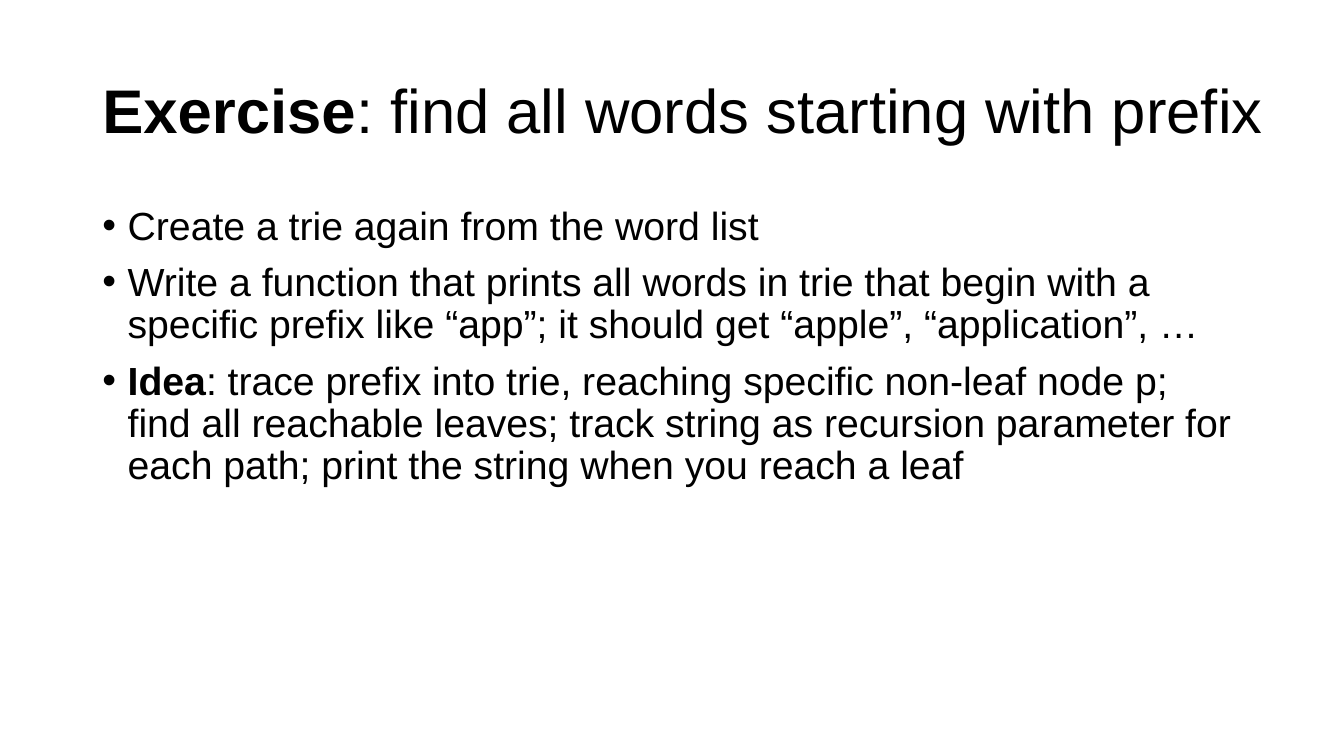
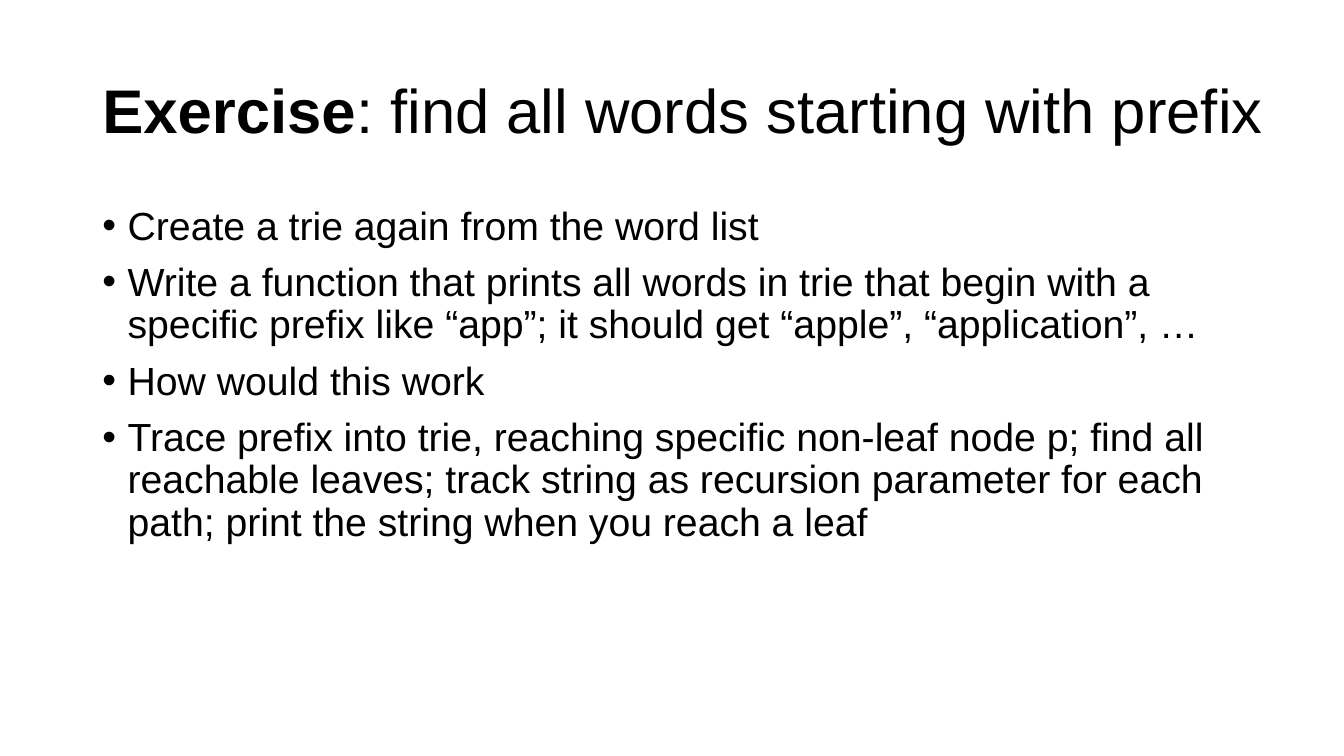
Before and after one commit to parrt/msds689, a slide deck: slide 20 of notes/searching.pptx. Drawn at 1344x756 pixels with LibreOffice and Linux fonts; fonts in the diff are those of the drawing; background and template pictures are left out. Boxes give left, top, right and bottom in pixels: in the first picture for what was removed or moved away, otherwise in the second. Text is boxed around its words. In the diff, an @@ line names an element or a change of style, - is before the commit and + after.

```diff
--- a/notes/searching.pptx
+++ b/notes/searching.pptx
@@ text at (128, 366, 1203, 544): text changed @@
-• Idea: trace prefix into trie, reaching specific non-leaf node p; find all reachable leaves; track string as recursion parameter for each path; print the string when you reach a leaf
+• How would this work
+• Trace prefix into trie, reaching specific non-leaf node p; find all reachable leaves; track string as recursion parameter for each path; print the string when you reach a leaf
```
Also in this commit, not shown: 14 other slides changed, 3 other files.
